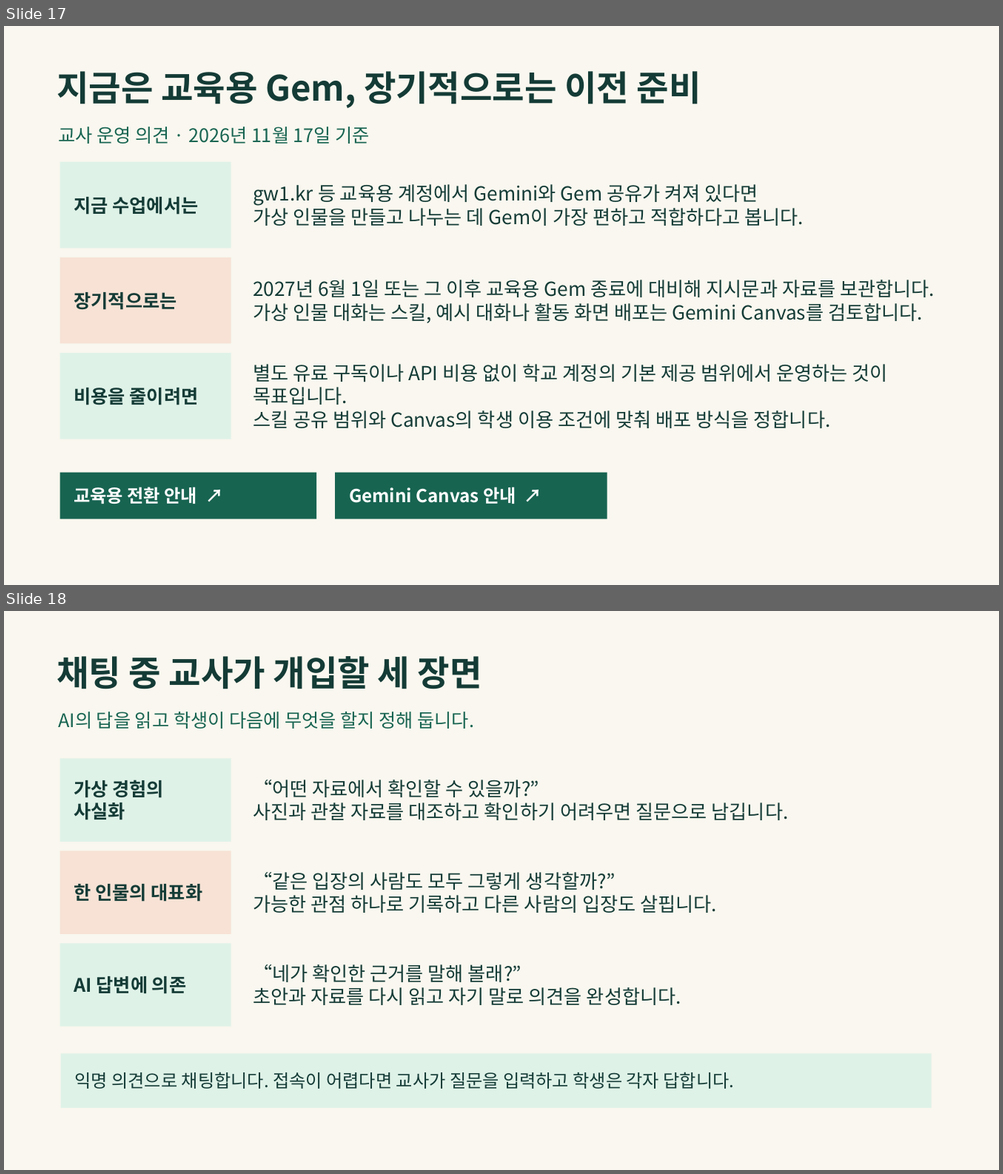
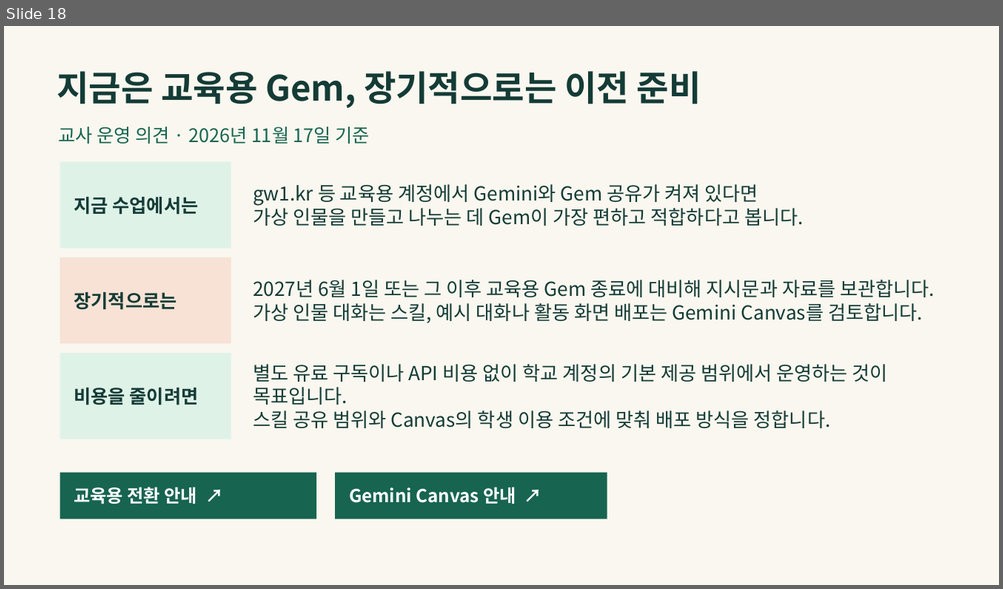
Before and after one commit to LUCKYBRIDGE/gemini-discussion, a slide deck: output/gemini-discussion.pptx. Shown one above the other, each under a label of ours: slides 17 and 18 before the commit, slide 18 after it. The pictures are 1003x1174 and 1003x589 pixels, drawn with LibreOffice and Linux fonts; fonts in the diff are those of the drawing. Boxes give left, top, right and bottom in pixels: in the first picture for what was removed or moved away, otherwise in the second. Text is boxed around its words. In the diff, an @@ line names an element or a change of style, - is before the commit and + after.

```diff
--- a/output/gemini-discussion.pptx
+++ b/output/gemini-discussion.pptx
@@ slide 18 removed at <box>4,611,999,1170</box>, background #F9F7EF @@
@@ text removed at <box>57,656,482,689</box> @@
-채팅 중 교사가 개입할 세 장면
@@ text removed at <box>58,712,475,729</box> @@
-AI의 답을 읽고 학생이 다음에 무엇을 할지 정해 둡니다.
@@ rectangle removed at <box>60,759,231,842</box> @@
-가상 경험의 사실화
@@ text removed at <box>253,780,788,820</box> @@
-“어떤 자료에서 확인할 수 있을까?”
-사진과 관찰 자료를 대조하고 확인하기 어려우면 질문으로 남깁니다.
@@ rectangle removed at <box>60,851,231,934</box> @@
-한 인물의 대표화
@@ text removed at <box>253,872,717,913</box> @@
-“같은 입장의 사람도 모두 그렇게 생각할까?”
-가능한 관점 하나로 기록하고 다른 사람의 입장도 살핍니다.
@@ rectangle removed at <box>60,944,231,1027</box> @@
-AI 답변에 의존
@@ text removed at <box>253,965,681,1005</box> @@
-“네가 확인한 근거를 말해 볼래?”
-초안과 자료를 다시 읽고 자기 말로 의견을 완성합니다.
@@ rectangle removed at <box>61,1054,931,1109</box> @@
-익명 의견으로 채팅합니다. 접속이 어렵다면 교사가 질문을 입력하고 학생은 각자 답합니다.
@@ what was slide 17 is now slide 18 @@
```
Also in this commit, not shown: 5 slides changed, 2 other slides removed.
